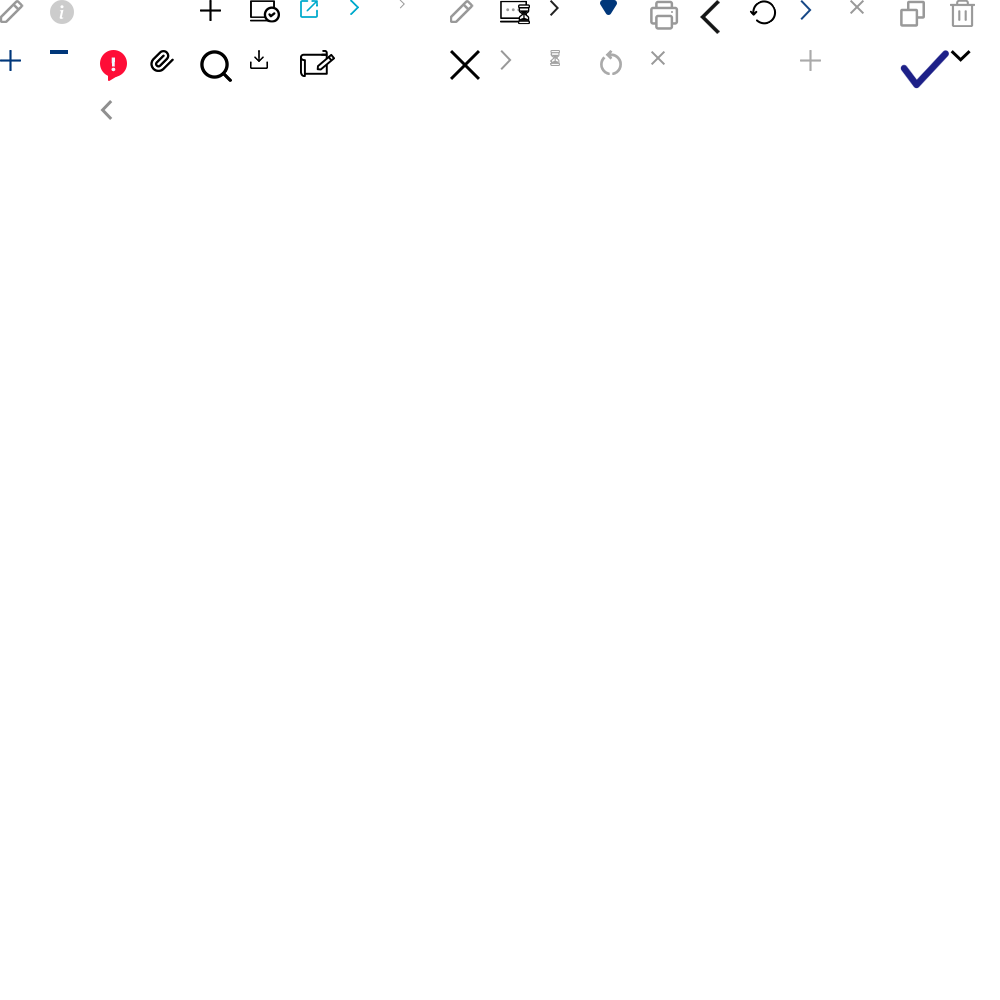
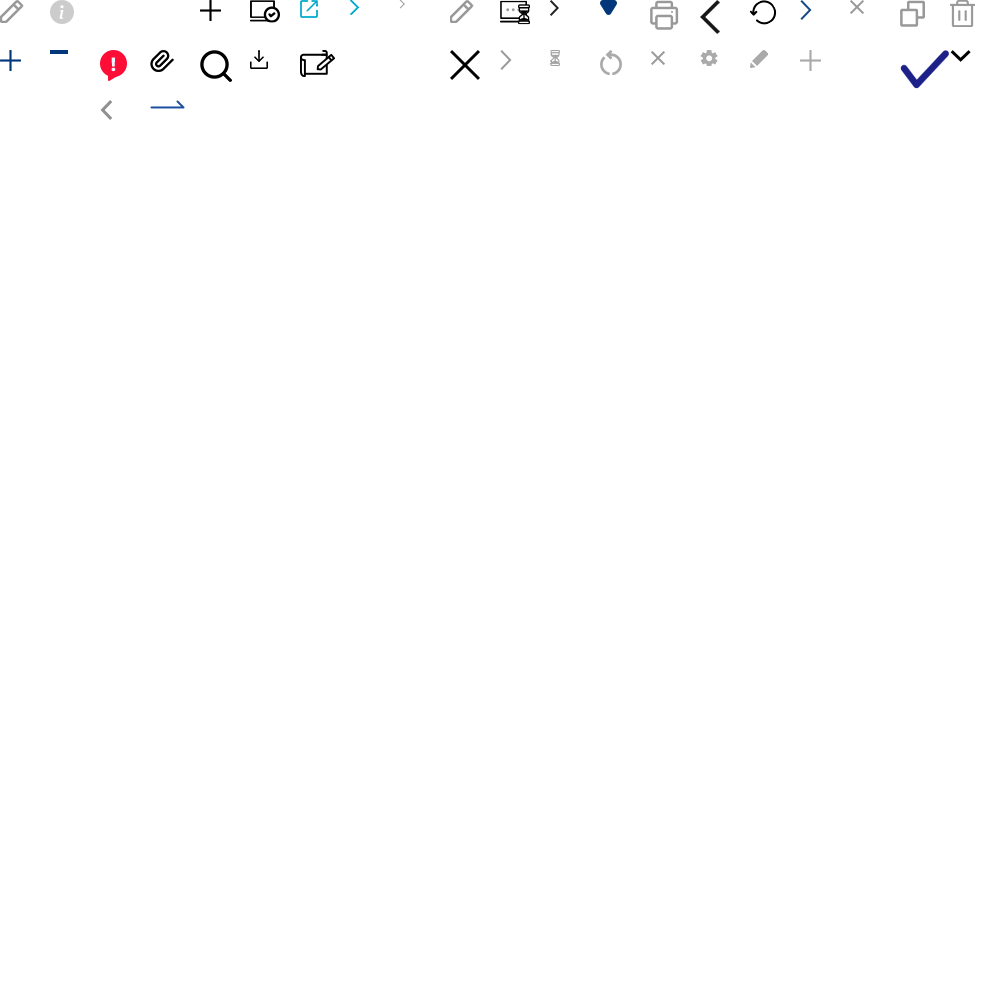
Layers edited between the first and the second w=1000, h=1000 image:
added layer "레이어 82" in group "그룹 3" over bbox(150, 100, 185, 109)
added layer "레이어 81" in group "그룹 2" over bbox(750, 50, 768, 68)
added layer "레이어 80" in group "그룹 2" over bbox(700, 50, 718, 66)
